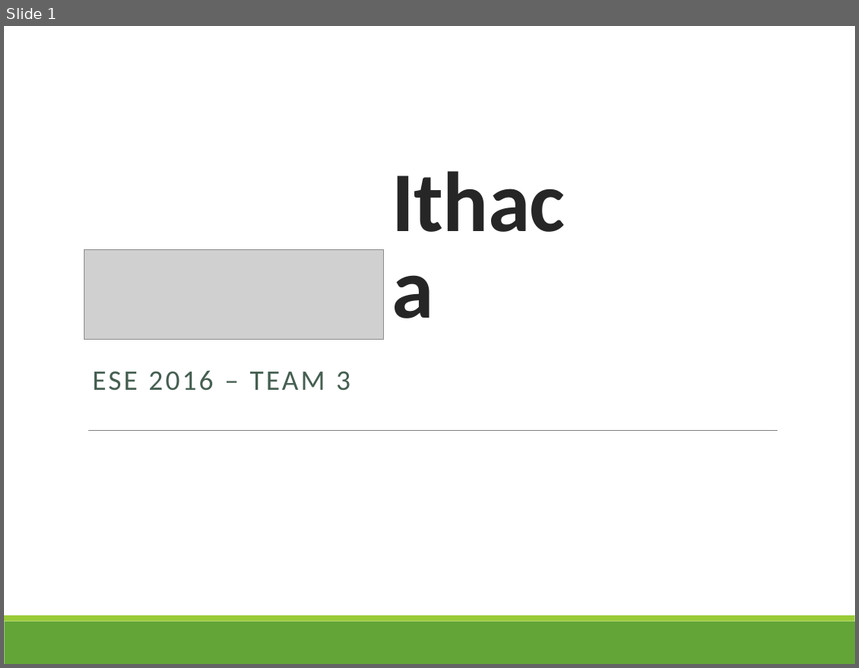
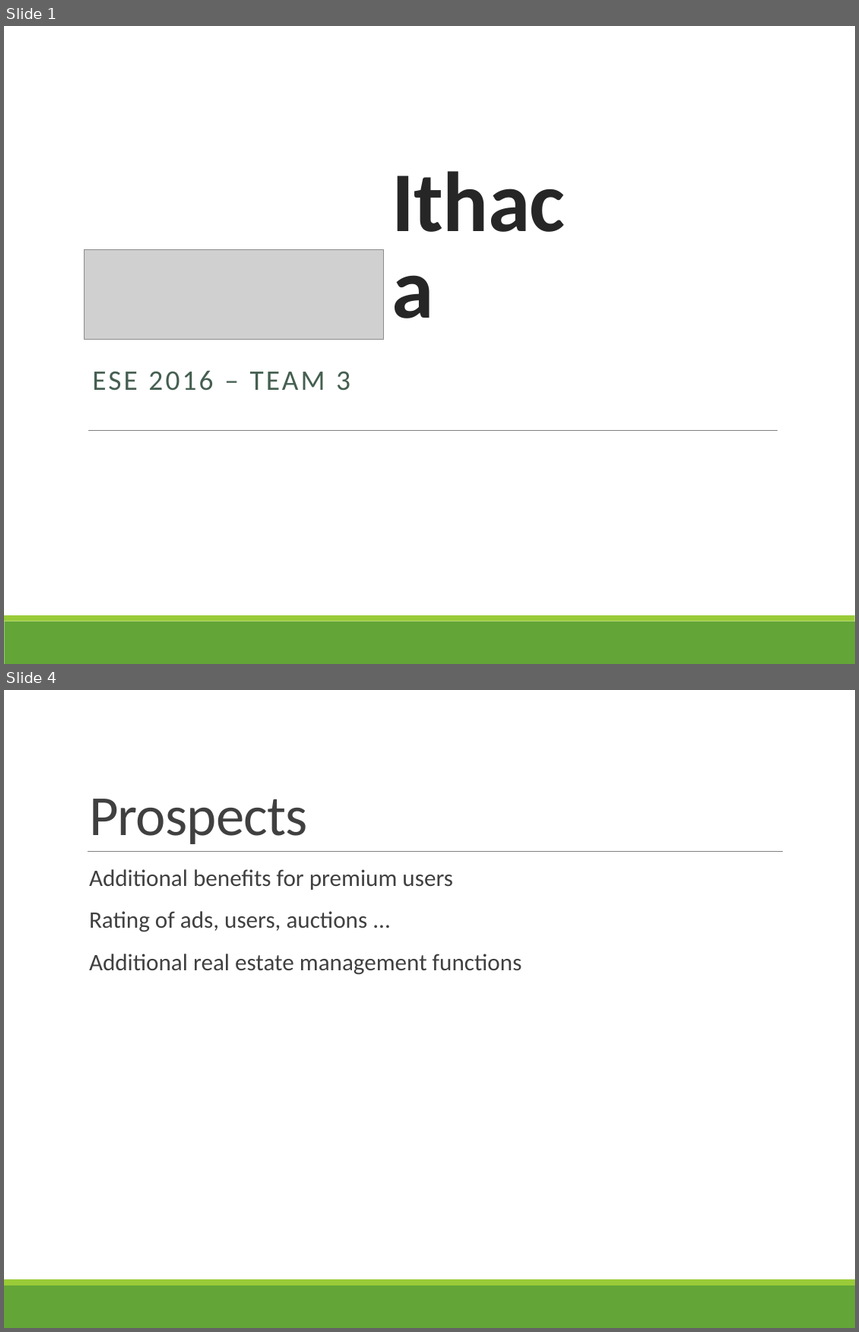
Before and after one commit to scg-unibe-ch/ese2016-team3, a slide deck: presentation/presentation.pptx. Shown one above the other, each under a label of ours: slide 1 before the commit, slides 1 and 4 after it; the slides between them are not shown. The pictures are 859x668 and 859x1332 pixels, drawn with LibreOffice and Linux fonts; fonts in the diff are those of the drawing; grey boxes stand for pictures. Boxes give left, top, right and bottom in pixels: in the first picture for what was removed or moved away, otherwise in the second. Text is boxed around its words. In the diff, an @@ line names an element or a change of style, - is before the commit and + after.

```diff
--- a/presentation/presentation.pptx
+++ b/presentation/presentation.pptx
@@ slide 4 added at box(4, 690, 855, 1328), background #FFFFFF; not listed: 2 template elements that a slide beside it also shows @@
@@ title added at box(89, 799, 308, 844), 48 pt, text #404040 @@
+Prospects
@@ line added from (88, 852) to (783, 852), #808080 0.5 pt @@
@@ text added at box(89, 869, 522, 975), 20 pt, text #404040 @@
+  Additional benefits for premium users
+  Rating of ads, users, auctions ...
+  Additional real estate management functions
```
Also in this commit, not shown: 1 slide changed, 2 other slides added.
